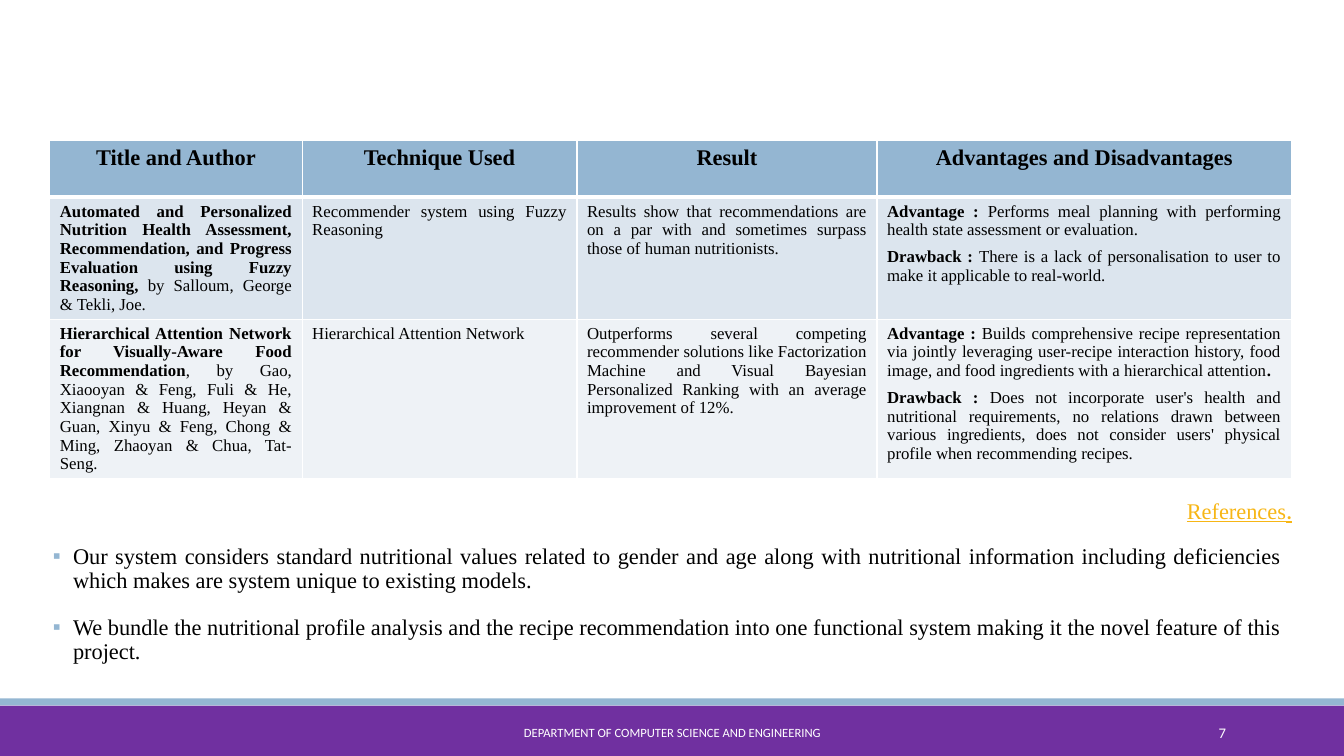
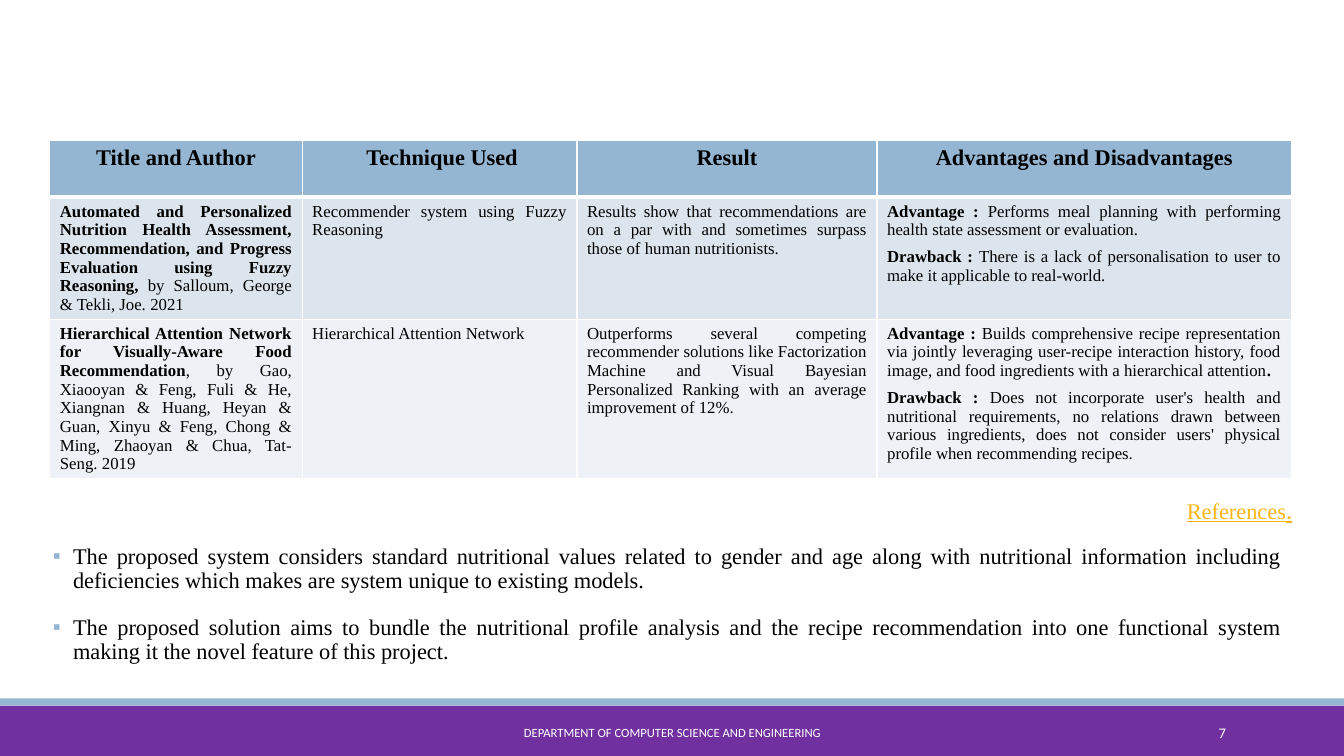
Before and after one commit to Gaurav-71/Multi-Factor-based-Nutrient-Management-and-Recipe-Recommendation-System, a slide deck: slide 7 of Documentation/1MS18CS025_040_043_046.pptx. Drawn at 1344x756 pixels with LibreOffice and Linux fonts; fonts in the diff are those of the drawing; background and template pictures are left out. Boxes give left, top, right and bottom in pixels: in the first picture for what was removed or moved away, otherwise in the second. Text is boxed around its words. In the diff, an @@ line names an element or a change of style, - is before the commit and + after.

```diff
--- a/Documentation/1MS18CS025_040_043_046.pptx
+++ b/Documentation/1MS18CS025_040_043_046.pptx
@@ table at [49,140,1292,499] @@
-row 2, column 1: Automated and Personalized Nutrition Health Assessment, Recommendation, and Progress Evaluation using Fuzzy Reasoning, by Salloum, George & Tekli, Joe.
+row 2, column 1: Automated and Personalized Nutrition Health Assessment, Recommendation, and Progress Evaluation using Fuzzy Reasoning, by Salloum, George & Tekli, Joe. 2021
-row 3, column 1: Hierarchical Attention Network for Visually-Aware Food Recommendation, by Gao, Xiaooyan & Feng, Fuli & He, Xiangnan & Huang, Heyan & Guan, Xinyu & Feng, Chong & Ming, Zhaoyan & Chua, Tat-Seng.
+row 3, column 1: Hierarchical Attention Network for Visually-Aware Food Recommendation, by Gao, Xiaooyan & Feng, Fuli & He, Xiangnan & Huang, Heyan & Guan, Xinyu & Feng, Chong & Ming, Zhaoyan & Chua, Tat-Seng. 2019
@@ text at [73,548,1280,664]: text changed @@
-  ▪ Our system considers standard nutritional values related to gender and age along with nutritional information including deficiencies which makes are system unique to existing models.
-  ▪ We bundle the nutritional profile analysis and the recipe recommendation into one functional system making it the novel feature of this project.
+  ▪ The proposed system considers standard nutritional values related to gender and age along with nutritional information including deficiencies which makes are system unique to existing models.
+  ▪ The proposed solution aims to bundle the nutritional profile analysis and the recipe recommendation into one functional system making it the novel feature of this project.
```
Also in this commit, not shown: 4 other slides changed, 4 other files.
